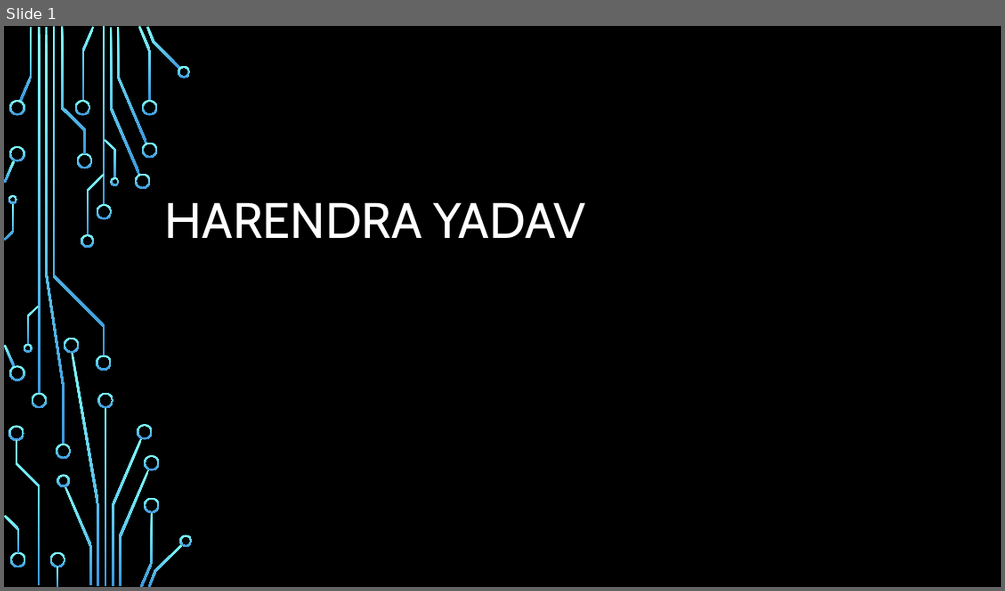
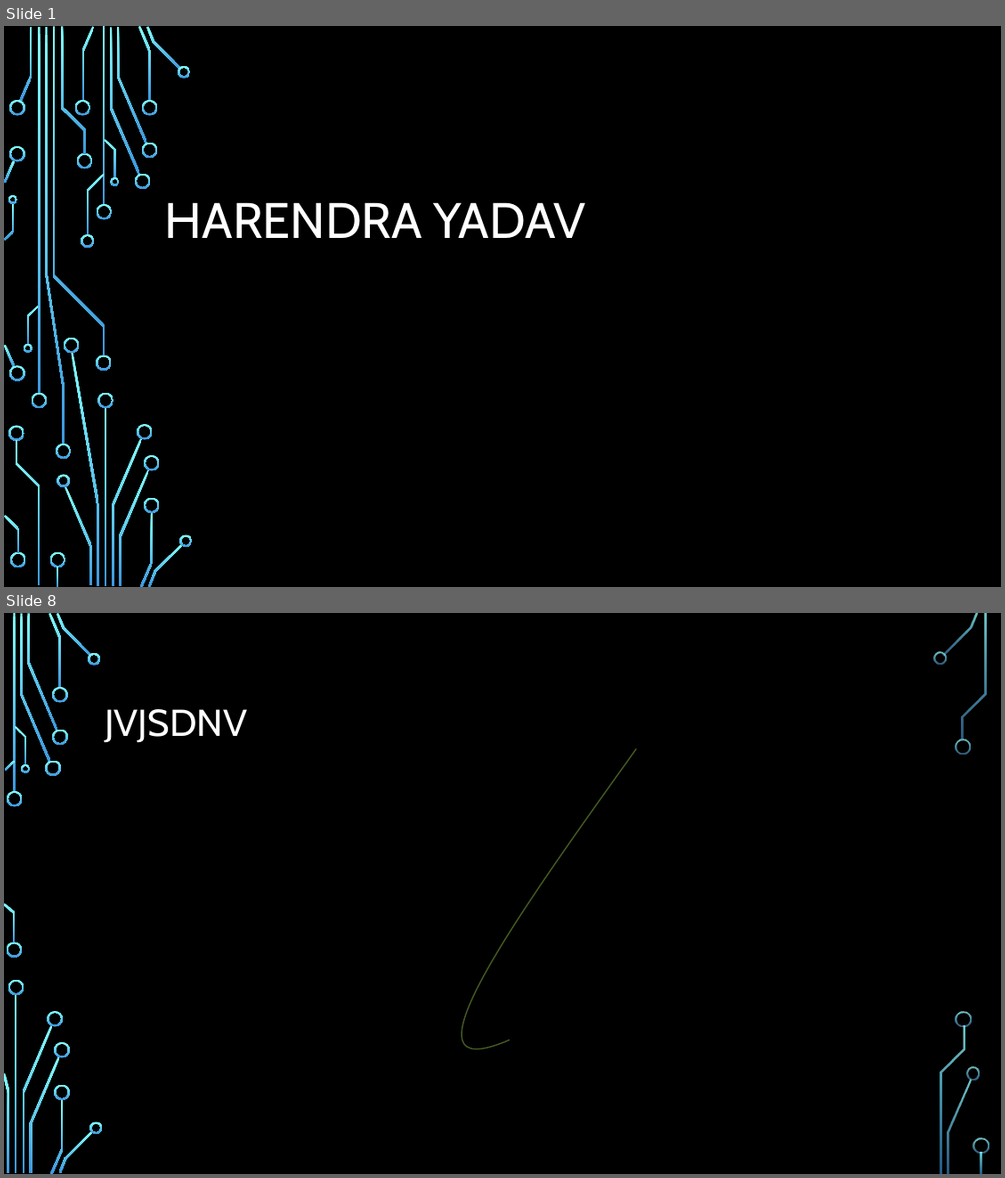
Before and after one commit to harendra-1234/Github-workshop, a slide deck: Presentation.pptx. Shown one above the other, each under a label of ours: slide 1 before the commit, slides 1 and 8 after it; the slides between them are not shown. The pictures are 1005x591 and 1005x1178 pixels, drawn with LibreOffice and Linux fonts; fonts in the diff are those of the drawing; background and template pictures are left out. Boxes give left, top, right and bottom in pixels: in the first picture for what was removed or moved away, otherwise in the second. Text is boxed around its words. In the diff, an @@ line names an element or a change of style, - is before the commit and + after.

```diff
--- a/Presentation.pptx
+++ b/Presentation.pptx
@@ slide 8 added at (4, 613, 1001, 1174), background picture (left out) @@
@@ title added at (105, 709, 247, 743), 36 pt, text #FFFFFF @@
+JVJSDNV
@@ freeform shape added at (461, 749, 637, 1049), outline #435A21 1.25 pt @@
@@ group added at (4, 613, 989, 1174): 33 freeform shapes, 3 rectangles @@
```
Also in this commit, not shown: 1 slide removed, 1 other file.
